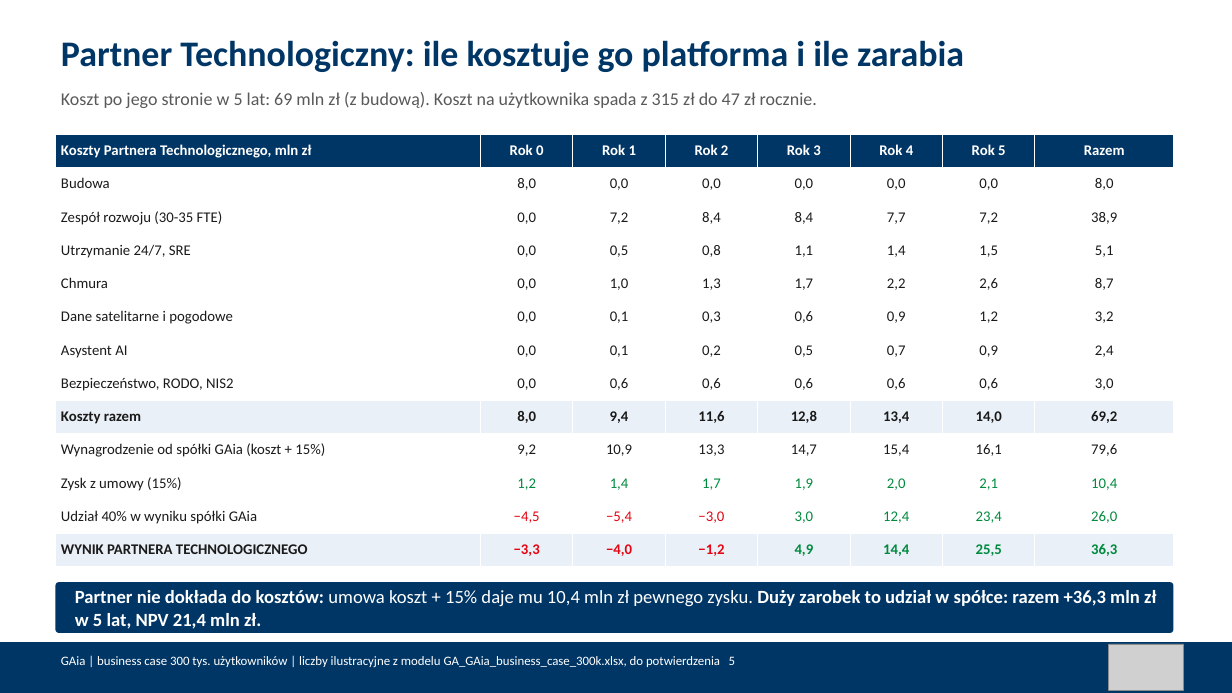
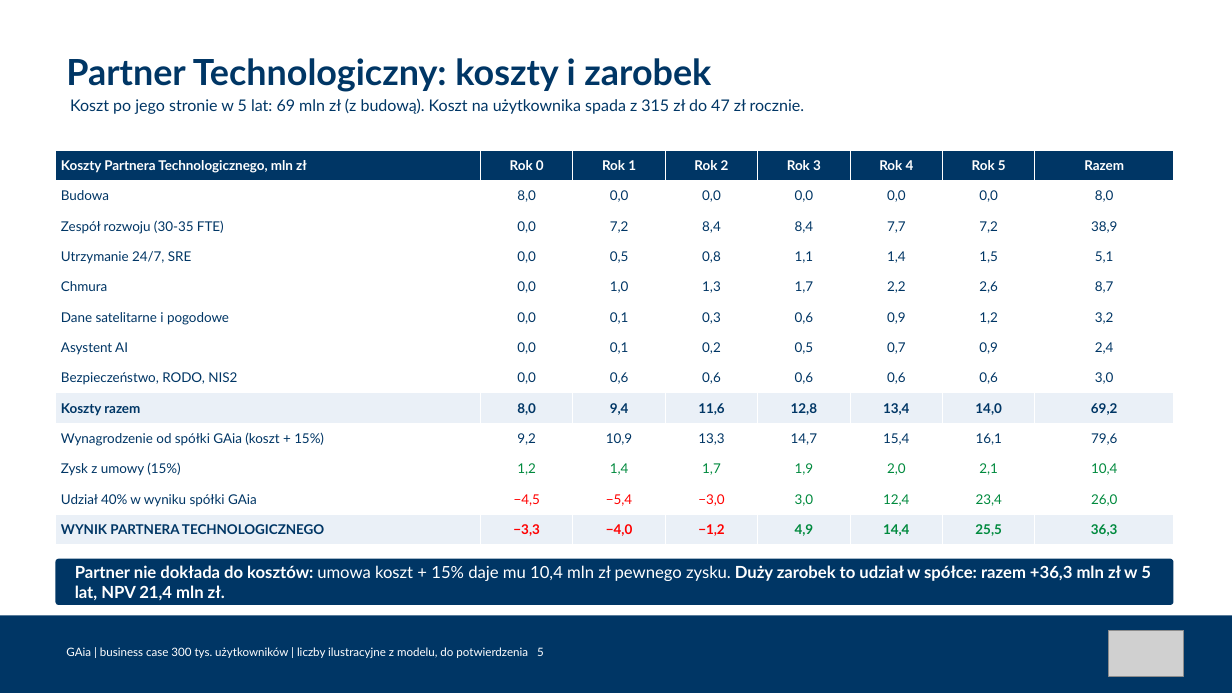
Before and after one commit to Angelika-pruchniak/gaia, a slide deck: slide 5 of GA_GAia_business_case_300k.pptx. Drawn at 1232x693 pixels with LibreOffice and Linux fonts; fonts in the diff are those of the drawing; grey boxes stand for pictures. Boxes give left, top, right and bottom in pixels: in the first picture for what was removed or moved away, otherwise in the second. Text is boxed around its words. In the diff, an @@ line names an element or a change of style, - is before the commit and + after.

```diff
--- a/GA_GAia_business_case_300k.pptx
+++ b/GA_GAia_business_case_300k.pptx
@@ text "Partner Technologiczny: koszty i zarobek" at (66, 58, 711, 92): vertical alignment top to middle @@
@@ text at (66, 58, 711, 92): text changed; font Calibri to Lato @@
-Partner Technologiczny: ile kosztuje go platforma i ile zarabia
+Partner Technologiczny: koszty i zarobek
@@ text "Koszt po jego stronie w ...": place and size @@
-text "Koszt po jego stronie w ..." at (61, 92, 817, 108)
+text "Koszt po jego stronie w ..." at (70, 98, 804, 114)
@@ text "Koszt po jego stronie w ..." at (70, 98, 804, 114): size 14 to 12.5 pt, font Calibri to Lato, text colour #595959 to #003665 @@
@@ table at (55, 151, 1174, 544) @@
@@ size 11.5 to 10.5 pt, font Calibri to Lato @@
@@ text colour #1A1A1A to #003665 in "Budowa", "8,0", "0,0", "0,0" and 71 more places @@
@@ text colour #E30613 to #FF0000 in "−4,5", "−5,4", "−3,0", "−3,3" and 2 more places @@
@@ table: place and size @@
-table at (55, 134, 1174, 567)
+table at (55, 151, 1174, 544)
@@ rounded rectangle: place and size @@
-rounded rectangle at (55, 582, 1174, 633)
+rounded rectangle at (55, 559, 1174, 605)
@@ text "Partner nie dokłada do kosztów: ...": place and size @@
-text "Partner nie dokłada do kosztów: ..." at (75, 590, 1156, 629)
+text "Partner nie dokłada do kosztów: ..." at (75, 565, 1151, 600)
@@ text "Partner nie dokłada do kosztów: ..." at (75, 565, 1151, 600): size 14.5 to 13 pt, font Calibri to Lato @@
@@ rectangle: place and size @@
-rectangle at (0, 642, 1232, 693)
+rectangle at (0, 616, 1232, 693)
@@ text at (66, 647, 544, 658): text changed; size 10 to 9 pt; font Calibri to Lato @@
-GAia | business case 300 tys. użytkowników | liczby ilustracyjne z modelu GA_GAia_business_case_300k.xlsx, do potwierdzenia 5
+GAia | business case 300 tys. użytkowników | liczby ilustracyjne z modelu, do potwierdzenia 5
@@ picture: place and size @@
-picture at (1109, 644, 1184, 690)
+picture at (1109, 630, 1184, 677)
```
Also in this commit, not shown: 11 other slides changed, 6 other files.
